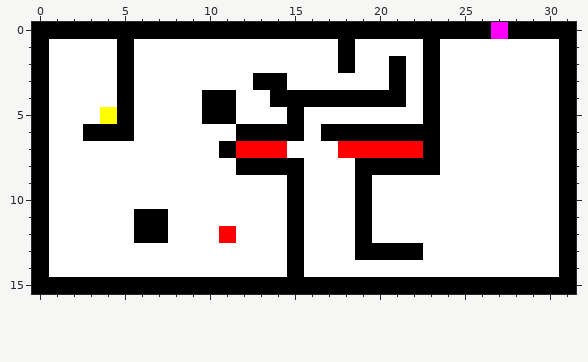
Two versions of one pixel-art sprite, Assets/Resources/Textures/Levels/LevelAmbush.png. The first picture shows the starting point.
The file is 32x16 pixels.
The same view after the edit:
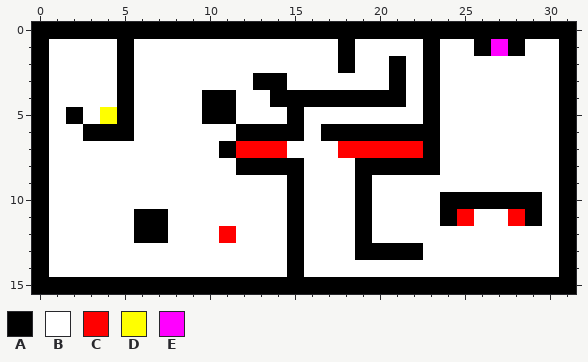
Palette (. is transparent): A #000000  B #ffffff  C #ff0000  D #ffff00  E #ff00ff
Difference:
Changed rows in their new state; - is an unchanged pixel.
first column x 26:
 0 -A-
 1 AEA
first column x 2:
 5 A
first column x 24:
10 AAAAAA
11 AC--CA
